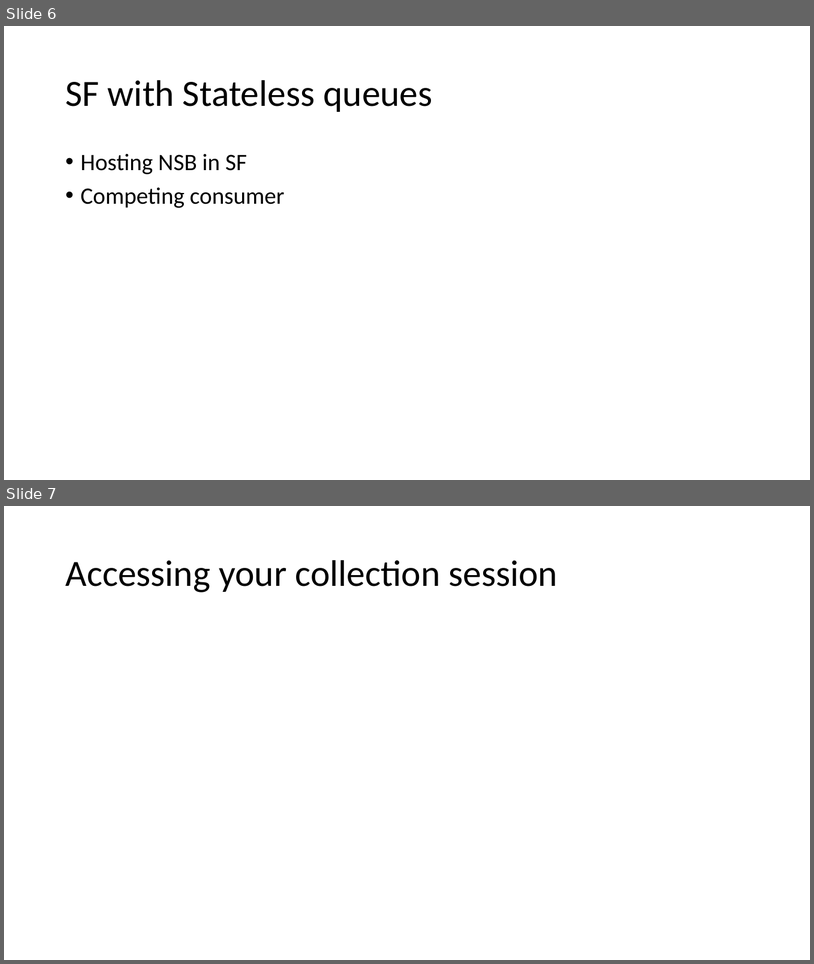
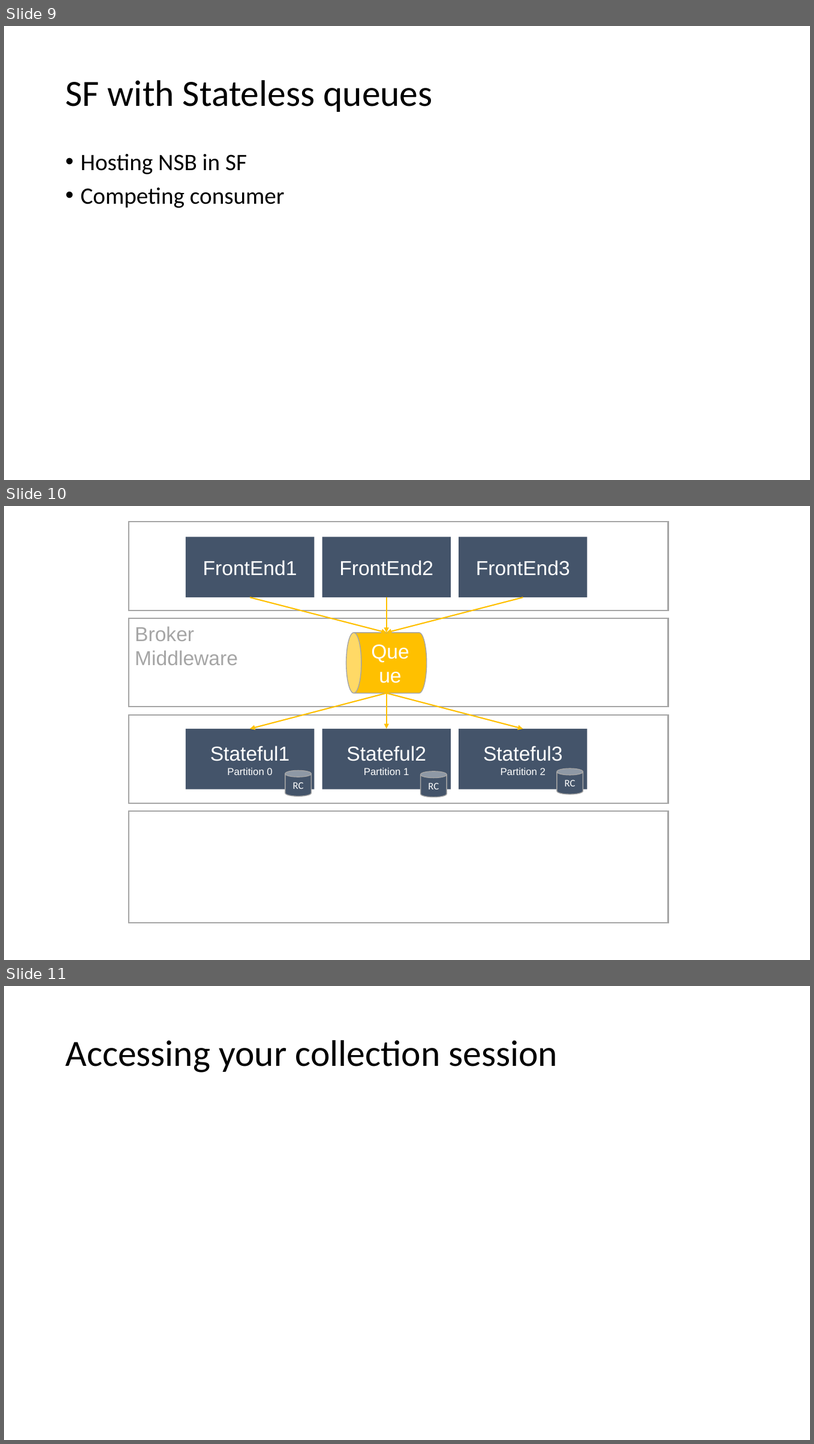
Before and after one commit to danielmarbach/service-fabric-webinar, a slide deck: Slides.pptx. Shown one above the other, each under a label of ours: slides 6 and 7 before the commit, slides 9, 10 and 11 after it. The pictures are 814x964 and 814x1444 pixels, drawn with LibreOffice and Linux fonts; fonts in the diff are those of the drawing. Boxes give left, top, right and bottom in pixels: in the first picture for what was removed or moved away, otherwise in the second. Text is boxed around its words. In the diff, an @@ line names an element or a change of style, - is before the commit and + after.

```diff
--- a/Slides.pptx
+++ b/Slides.pptx
@@ slide 10 added at [4,506,810,960], background #FFFFFF @@
@@ rectangle added at [129,522,669,610], outline #A5A5A5 1.5 pt @@
@@ rectangle added at [186,537,315,597], fill #44546A, 24 pt, text #FFFFFF @@
+FrontEnd1
@@ rectangle added at [322,537,451,597], fill #44546A, 24 pt, text #FFFFFF @@
+FrontEnd2
@@ rectangle added at [459,537,588,597], fill #44546A, 24 pt, text #FFFFFF @@
+FrontEnd3
@@ arrow added from (250, 597) to (387, 633), #FFC000 1.5 pt @@
@@ arrow added from (387, 597) to (387, 633), #FFC000 1.5 pt @@
@@ arrow added from (523, 597) to (387, 633), #FFC000 1.5 pt @@
@@ rectangle added at [129,619,669,707], outline #A5A5A5 1.5 pt @@
@@ text added at [135,627,238,665], 24 pt, text #A5A5A5 @@
+Broker Middleware
@@ cylinder added at [347,633,427,693], fill #FFC000, outline #A5A5A5 1 pt, 24 pt, text #FFFFFF @@
+Queue
@@ arrow added from (387, 693) to (250, 729), #FFC000 1.5 pt @@
@@ arrow added from (387, 693) to (387, 729), #FFC000 1.5 pt @@
@@ arrow added from (387, 693) to (523, 729), #FFC000 1.5 pt @@
@@ rectangle added at [129,715,669,803], outline #A5A5A5 1.5 pt @@
@@ rectangle added at [186,729,315,789], fill #44546A, 12 pt, text #FFFFFF @@
+Stateful1
+Partition 0
@@ rectangle added at [322,729,451,789], fill #44546A, 12 pt, text #FFFFFF @@
+Stateful2
+Partition 1
@@ rectangle added at [459,729,588,789], fill #44546A, 12 pt, text #FFFFFF @@
+Stateful3
+Partition 2
@@ cylinder added at [285,771,311,796], fill #44546A, outline #A5A5A5 1 pt, 12 pt, text #FFFFFF @@
+RC
@@ cylinder added at [421,771,447,797], fill #44546A, outline #A5A5A5 1 pt, 12 pt, text #FFFFFF @@
+RC
@@ cylinder added at [558,769,584,795], fill #44546A, outline #A5A5A5 1 pt, 12 pt, text #FFFFFF @@
+RC
@@ rectangle added at [129,811,669,923], outline #A5A5A5 1.5 pt @@
@@ what was slide 6 is now slide 9 @@
@@ what was slide 7 is now slide 11 @@
```
Also in this commit, not shown: 4 other slides added, 1 slide removed.
